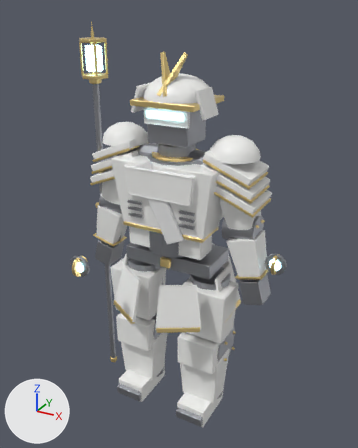
What one commit did to the glTF model public/models/forms/form-4.glb.
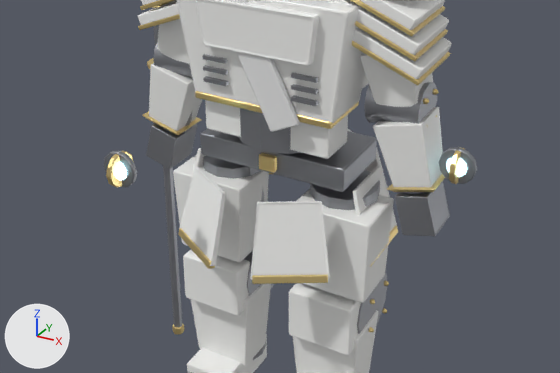
Old and new are each drawn whole from a camera (50 mm lens) standing at (0.862, -1.552, 1.586) and looking at (0.006, 0.005, 0.808) and again close up on the part from 3% to 94% of the width and 38% to 86% of the height. The axes (+X, +Y, +Z) are drawn at lower left. The lights are the same throughout. The older version's two pictures come first. Vertices at exactly the same position are counted once.
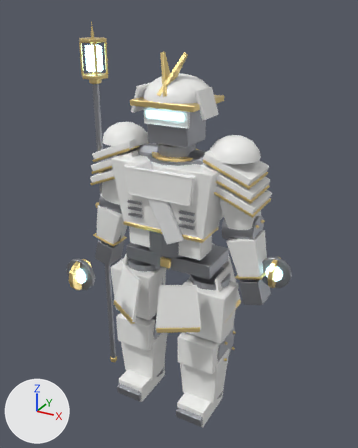
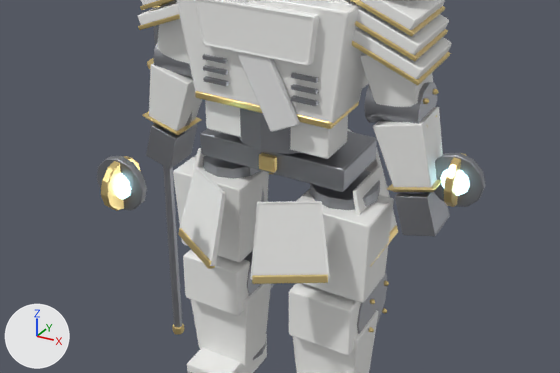
Boxes (x1, y1, x2, y2) around the edits, measured in the close-ups (560 x 373 px; the box of a moved part takes in the faces that stretch with it):
```json
{"object": "Mesh_1", "change": "reshaped", "before": [104, 7, 477, 373], "after": [97, 7, 486, 373]}
{"object": "Mesh_2", "change": "reshaped", "before": [106, 0, 465, 334], "after": [101, 0, 467, 334]}
{"object": "Mesh_3", "change": "reshaped", "before": [116, 158, 467, 181], "after": [115, 169, 470, 199]}
{"part": 1, "of": "me_mesh_1", "change": "moved or reshaped", "before": [439, 148, 477, 184], "after": [434, 153, 486, 207]}
{"part": 2, "of": "me_mesh_1", "change": "moved or reshaped", "before": [104, 151, 137, 187], "after": [97, 156, 147, 210]}
{"part": 3, "of": "me_mesh_2", "change": "moved or reshaped", "before": [449, 147, 465, 184], "after": [444, 153, 467, 207]}
{"part": 4, "of": "me_mesh_2", "change": "moved or reshaped", "before": [106, 151, 134, 187], "after": [101, 156, 141, 211]}
{"part": 5, "of": "me_mesh_3", "change": "moved or reshaped", "before": [446, 158, 467, 177], "after": [440, 169, 470, 196]}
{"part": 6, "of": "me_mesh_3", "change": "moved or reshaped", "before": [116, 162, 127, 181], "after": [115, 173, 131, 199]}
```

Scene script edits in JSON lines:
```json
{"block": "me_mesh_1", "where": "# used by ob_mesh_1; location = (0.0, 0.0, 0.0)"}
{"op": "remove", "block": "me_mesh_1", "code": "me_mesh_1.from_pydata(...)  # 1344 vertices, 2552 faces; spans x -0.384..0.445, y -0.357..0.357, z 0.003..1.333"}
{"op": "add", "block": "me_mesh_1", "code": "me_mesh_1.from_pydata(...)  # 1344 vertices, 2552 faces; spans x -0.384..0.466, y -0.359..0.359, z 0.003..1.333"}
{"block": "me_mesh_1", "change": "me_mesh_1 part 1: the loose piece of 72 vertices spanning x 0.364..0.445, y -0.006..0.006, z 0.695..0.776 is scaled about its middle by (1.51, 1.45, 1.51), then moved by (0.0, 0.0, -0.034)"}
{"block": "me_mesh_1", "change": "me_mesh_1 part 2: the loose piece of 72 vertices spanning x -0.243..-0.162, y -0.357..-0.345, z 0.695..0.776 is scaled about its middle by (1.51, 1.45, 1.51), then moved by (0.0, 0.0, -0.034)"}
{"block": "me_mesh_1", "change": "other edits to the shape of me_mesh_1 do not show in these pictures"}
{"block": "me_mesh_2", "where": "# used by ob_mesh_2; location = (0.0, 0.0, 0.0)"}
{"op": "remove", "block": "me_mesh_2", "code": "me_mesh_2.from_pydata(...)  # 2879 vertices, 5466 faces; spans x -0.4..0.41, y -0.39..0.39, z 0.01..1.54"}
{"op": "add", "block": "me_mesh_2", "code": "me_mesh_2.from_pydata(...)  # 2879 vertices, 5466 faces; spans x -0.4..0.41, y -0.41..0.41, z 0.01..1.54"}
{"block": "me_mesh_2", "change": "me_mesh_2 part 3: the loose piece of 104 vertices spanning x 0.4..0.41, y -0.04..0.04, z 0.7..0.77 is scaled about its middle by (1.47, 1.49, 1.49), then moved by (0.0, 0.0, -0.03)"}
{"block": "me_mesh_2", "change": "me_mesh_2 part 4: the loose piece of 104 vertices spanning x -0.21..-0.2, y -0.39..-0.31, z 0.7..0.77 is scaled about its middle by (1.47, 1.49, 1.49), then moved by (0.0, 0.0, -0.03)"}
{"block": "me_mesh_2", "change": "other edits to the shape of me_mesh_2 do not show in these pictures"}
{"block": "me_mesh_3", "where": "# used by ob_mesh_3; location = (0.0, 0.0, 0.0)"}
{"op": "remove", "block": "me_mesh_3", "code": "me_mesh_3.from_pydata(...)  # 260 vertices, 500 faces; spans x -0.391..0.428, y -0.375..0.375, z 0.711..1.454"}
{"op": "add", "block": "me_mesh_3", "code": "me_mesh_3.from_pydata(...)  # 260 vertices, 500 faces; spans x -0.391..0.437, y -0.384..0.384, z 0.669..1.454"}
{"block": "me_mesh_3", "change": "me_mesh_3 part 5: 37 vertices moved from x 0.382..0.428, y -0.024..0.021, z 0.711..0.757 to x 0.373..0.437, y -0.033..0.029, z 0.673..0.735; 15 vertices removed from x 0.382..0.425, y -0.021..0.024, z 0.715..0.76; 15 vertices added at x 0.378..0.437, y -0.029..0.033, z 0.669..0.731"}
{"block": "me_mesh_3", "change": "me_mesh_3 part 6: 37 vertices moved from x -0.226..-0.179, y -0.375..-0.33, z 0.715..0.76 to x -0.234..-0.171, y -0.384..-0.322, z 0.669..0.731; 15 vertices removed from x -0.223..-0.179, y -0.372..-0.326, z 0.711..0.757; 15 vertices added at x -0.234..-0.175, y -0.38..-0.317, z 0.673..0.735"}
{"block": "me_mesh_3", "change": "other edits to the shape of me_mesh_3 do not show in these pictures"}
```
